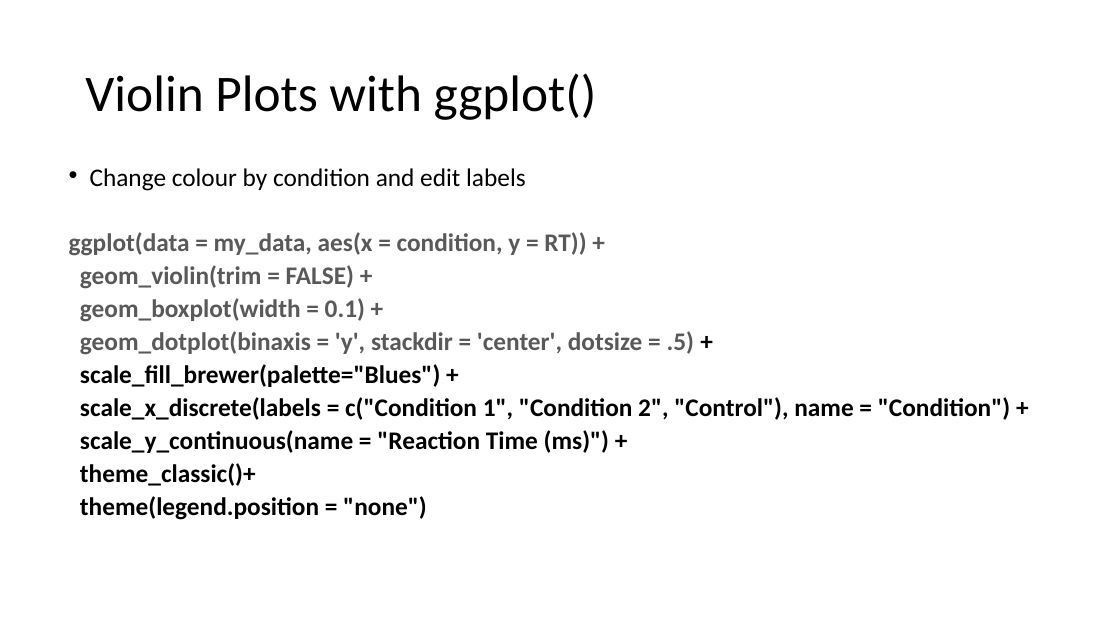
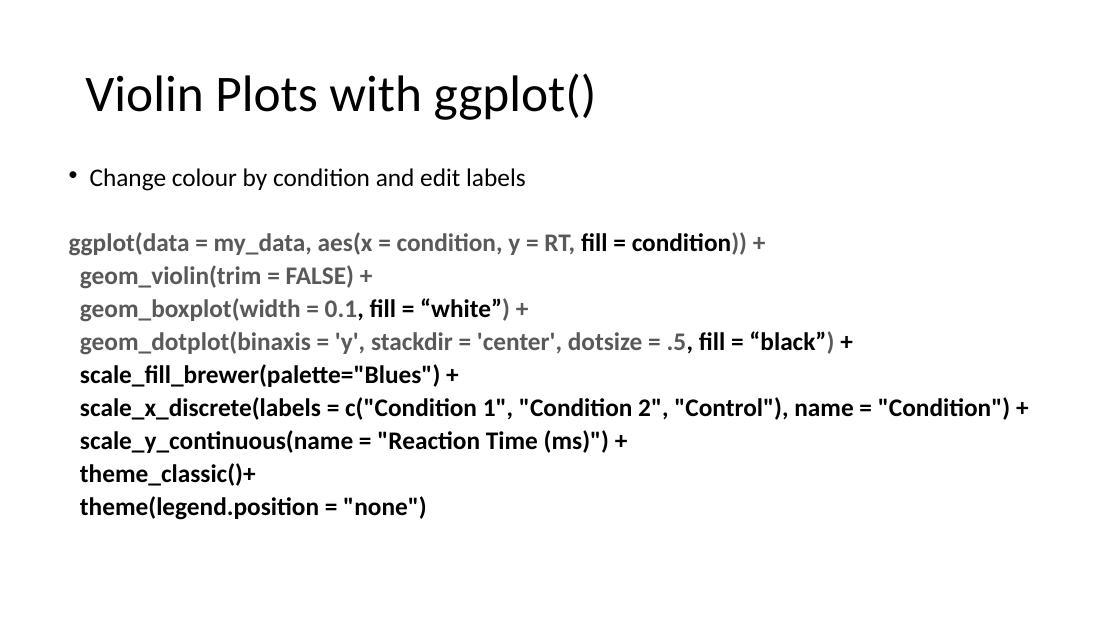
Before and after one commit to angnguyen/ce_group, a slide deck: slide 23 of CognitionEmotion7_RTutorial4/R_tutorial_4_slides.pptx (slide 25 before the commit). Drawn at 1120x630 pixels with LibreOffice and Linux fonts; fonts in the diff are those of the drawing. Boxes give left, top, right and bottom in pixels: in the first picture for what was removed or moved away, otherwise in the second. Text is boxed around its words. In the diff, an @@ line names an element or a change of style, - is before the commit and + after.

```diff
--- a/CognitionEmotion7_RTutorial4/R_tutorial_4_slides.pptx
+++ b/CognitionEmotion7_RTutorial4/R_tutorial_4_slides.pptx
@@ text at (x1=69, y1=232, x2=747, y2=256): text changed @@
-ggplot(data = my_data, aes(x = condition, y = RT)) +
+ggplot(data = my_data, aes(x = condition, y = RT, fill = condition)) +
@@ text at (x1=80, y1=298, x2=834, y2=355): text changed @@
-geom_boxplot(width = 0.1) +
-geom_dotplot(binaxis = 'y', stackdir = 'center', dotsize = .5) +
+geom_boxplot(width = 0.1, fill = “white”) +
+geom_dotplot(binaxis = 'y', stackdir = 'center', dotsize = .5, fill = “black”) +
```
Also in this commit, not shown: 3 other slides changed, 2 slides removed, 1 other file.
